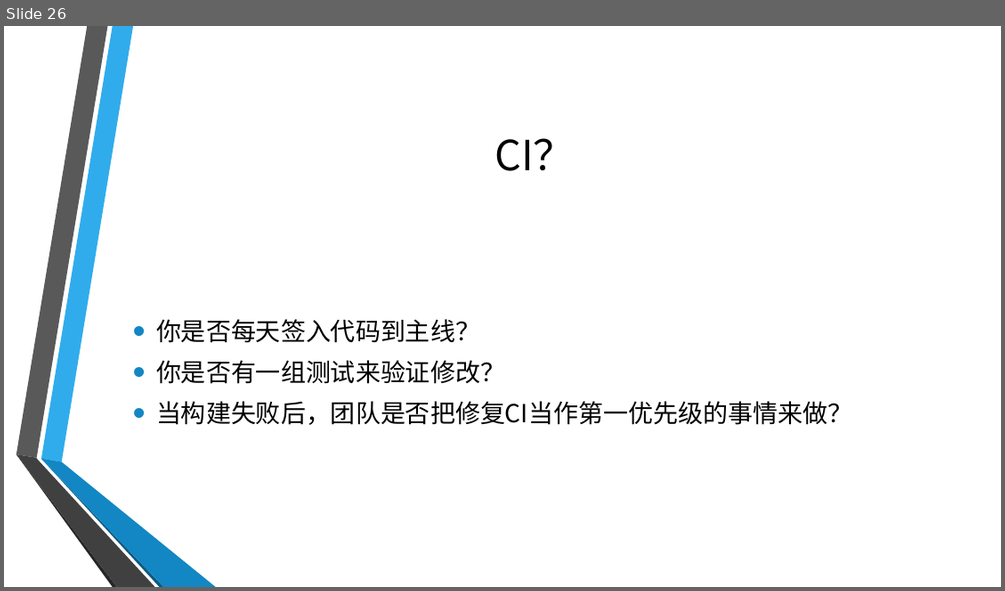
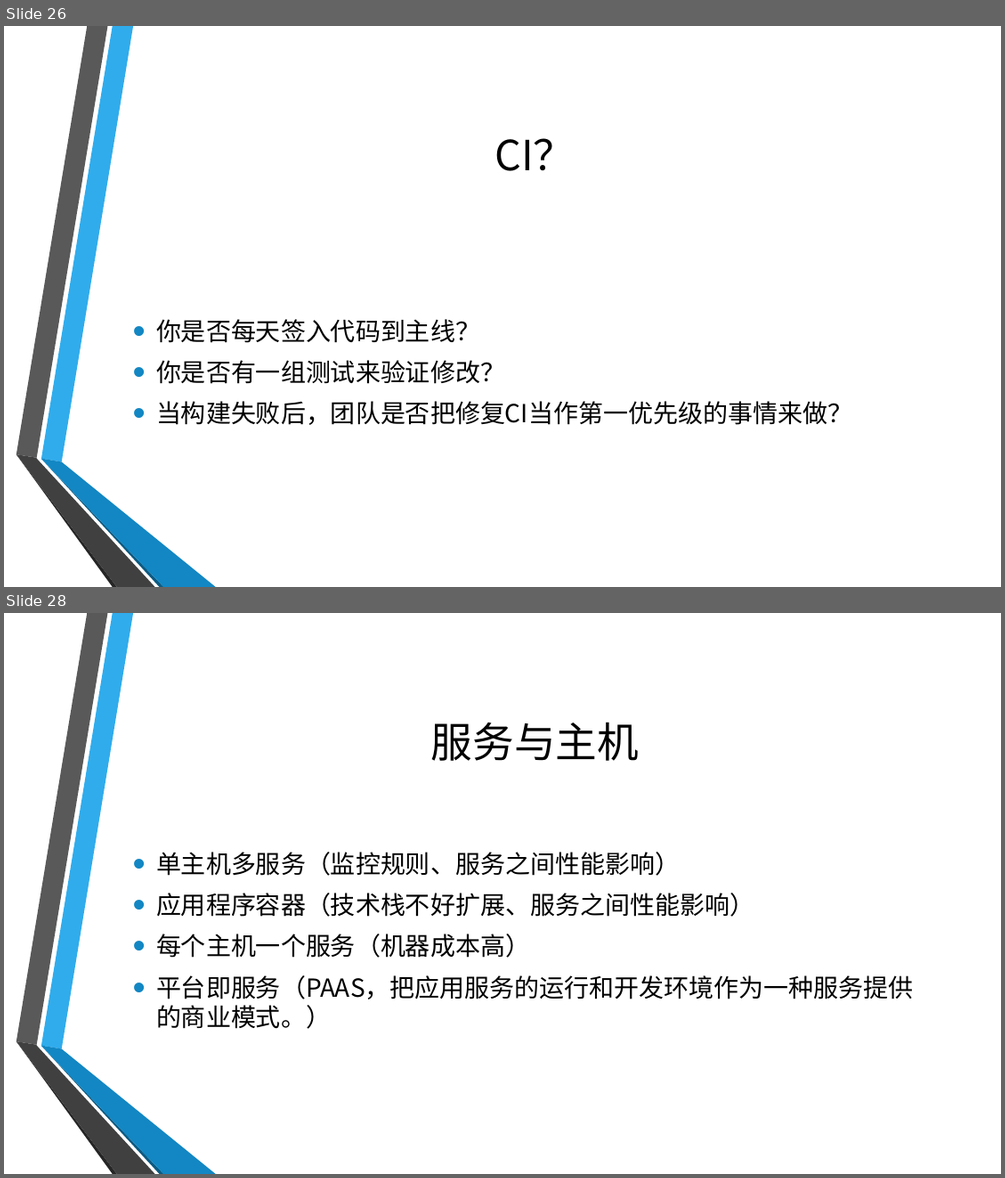
Before and after one commit to GloryXu/spring-cloud, a slide deck: Micro Service.pptx. Shown one above the other, each under a label of ours: slide 26 before the commit, slides 26 and 28 after it; the slides between them are not shown. The pictures are 1005x591 and 1005x1178 pixels, drawn with LibreOffice and Linux fonts; fonts in the diff are those of the drawing; background and template pictures are left out. Boxes give left, top, right and bottom in pixels: in the first picture for what was removed or moved away, otherwise in the second. Text is boxed around its words. In the diff, an @@ line names an element or a change of style, - is before the commit and + after.

```diff
--- a/Micro Service.pptx
+++ b/Micro Service.pptx
@@ slide 28 added at (x1=4, y1=613, x2=1001, y2=1174), background picture (left out); not listed: 6 template elements that a slide beside it also shows @@
@@ title added at (x1=431, y1=722, x2=639, y2=761), 40 pt, text #000000 @@
+服务与主机
@@ text added at (x1=156, y1=852, x2=914, y2=1029), 24 pt, text #000000 @@
+• 单主机多服务（监控规则、服务之间性能影响）
+• 应用程序容器（技术栈不好扩展、服务之间性能影响）
+• 每个主机一个服务（机器成本高）
+• 平台即服务（PAAS，把应用服务的运行和开发环境作为一种服务提供的商业模式。）
```
Also in this commit, not shown: 2 slides changed, 3 other slides added.
